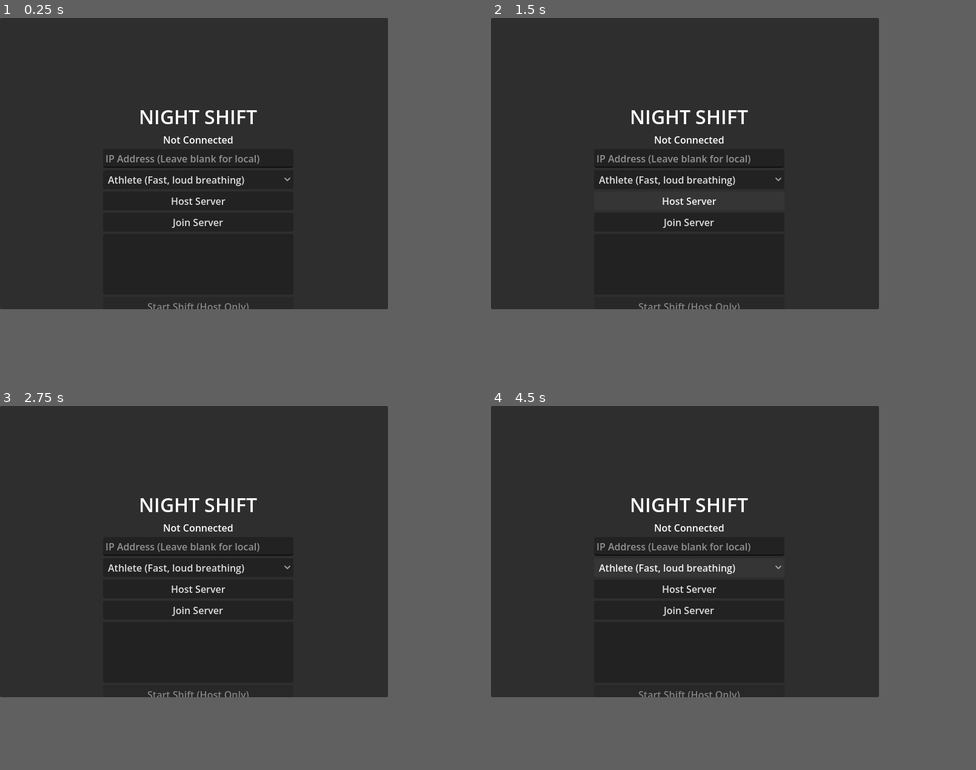
Above: before the commit, frames 1-4 (two rows, left to right).
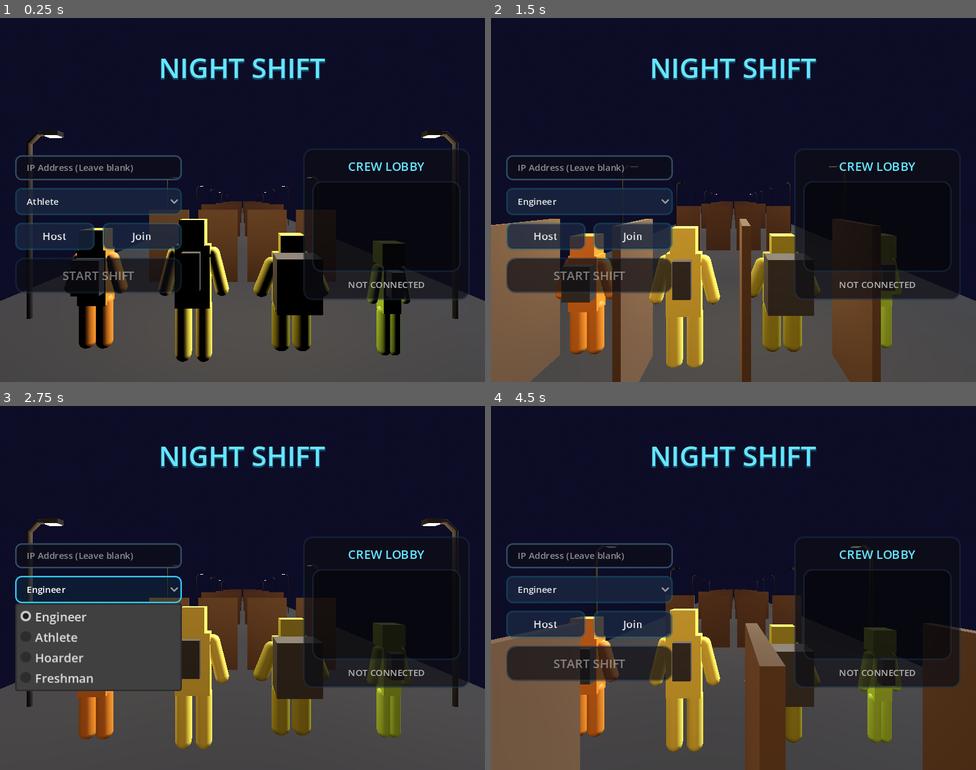
Above: after the commit, the same moments.

Repository: kriskata-andonov/NightShift
Game: Godot game, scene res://scenes/ui/MainMenu.tscn
Two runs of this game, one before a commit and one after it. Both use one fixed random seed, a clock stepped at 60 frames per second and the inputs below.
Inputs (mouse positions are in pixels of both pictures, inside the frame that each line leads up to):
- Up to frame 1 (0.25 s): no input
- Up to frame 2 (1.5 s): click (568, 163) at 0.5 s, where only the run after the commit has a clickable "Athlete"; click "Host Server" (after the commit: "Host") at 1.25 s
- Up to frame 3 (2.75 s): click (77, 551) at 2 s, where only the run after the commit has a clickable "Engineer"
- Up to frame 4 (4.5 s): click "Join Server" (after the commit: "Join") at 2.75 s; move the mouse to (772, 537) at 3.52 s; hold D (move_right) 3.53-4.28 s; hold Q (drop_item) 3.53-4.28 s; tap E (interact) at 3.8, 4.35 s; move the mouse to (607, 566) at 4.27 s; hold S (move_backward) from 4.28 s (still down)
In our replay, the window is 640x480 before the commit and 800x600 after it. These sizes can differ from the game's own. Grey fills any space a smaller window leaves; there, only what the larger window draws over its background counts as a difference.

The runs differ from the first frame. In frame 1, 76% of the frame differs, in the area x 0-100%, y 0-100%; in frame 2, 75%; in frame 3, 74%; in frame 4, 77%.

Commit message:
UI Overhaul: High definition main menu UI and procedural 3D background

Diff:
--- a/project.godot
+++ b/project.godot
@@ -19,6 +19,65 @@
 run/main_scene="res://scenes/ui/MainMenu.tscn"
 config/features=PackedStringArray("4.7", "Forward Plus")
 config/icon="uid://dgxeldw3ceqmu"
+window/size/viewport_width=640
+window/size/viewport_height=480
+window/size/mode=2
+window/stretch/mode="viewport"
+"script:null)]}move_backward"={
+"deadzone": 0.5,
+"events": [Object(InputEventKey,"resource_local_to_scene":false,"resource_name":"","device":-1,"window_id":0,"alt_pressed":false,"shift_pressed":false,"ctrl_pressed":false,"meta_pressed":false,"pressed":false,"keycode":0,"physical_keycode":83,"key_label":0,"unicode":115,"location":0,"echo":false,"script":null)
+]
+}
+move_left={
+"deadzone": 0.5,
+"events": [Object(InputEventKey,"resource_local_to_scene":false,"resource_name":"","device":-1,"window_id":0,"alt_pressed":false,"shift_pressed":false,"ctrl_pressed":false,"meta_pressed":false,"pressed":false,"keycode":0,"physical_keycode":65,"key_label":0,"unicode":97,"location":0,"echo":false,"script":null)
+]
+}
+move_right={
+"deadzone": 0.5,
+"events": [Object(InputEventKey,"resource_local_to_scene":false,"resource_name":"","device":-1,"window_id":0,"alt_pressed":false,"shift_pressed":false,"ctrl_pressed":false,"meta_pressed":false,"pressed":false,"keycode":0,"physical_keycode":68,"key_label":0,"unicode":100,"location":0,"echo":false,"script":null)
+]
+}
+jump={
+"deadzone": 0.5,
+"events": [Object(InputEventKey,"resource_local_to_scene":false,"resource_name":"","device":-1,"window_id":0,"alt_pressed":false,"shift_pressed":false,"ctrl_pressed":false,"meta_pressed":false,"pressed":false,"keycode":0,"physical_keycode":32,"key_label":0,"unicode":32,"location":0,"echo":false,"script":null)
+]
+}
+sprint={
+"deadzone": 0.5,
+"events": [Object(InputEventKey,"resource_local_to_scene":false,"resource_name":"","device":-1,"window_id":0,"alt_pressed":false,"shift_pressed":false,"ctrl_pressed":false,"meta_pressed":false,"pressed":false,"keycode":0,"physical_keycode":4194325,"key_label":0,"unicode":0,"location":0,"echo":false,"script":null)
+]
+}
+interact={
+"deadzone": 0.5,
+"events": [Object(InputEventKey,"resource_local_to_scene":false,"resource_name":"","device":-1,"window_id":0,"alt_pressed":false,"shift_pressed":false,"ctrl_pressed":false,"meta_pressed":false,"pressed":false,"keycode":0,"physical_keycode":69,"key_label":0,"unicode":101,"location":0,"echo":false,"script":null)
+]
+}
+toggle_flashlight={
+"deadzone": 0.5,
+"events": [Object(InputEventKey,"resource_local_to_scene":false,"resource_name":"","device":-1,"window_id":0,"alt_pressed":false,"shift_pressed":false,"ctrl_pressed":false,"meta_pressed":false,"pressed":false,"keycode":0,"physical_keycode":70,"key_label":0,"unicode":102,"location":0,"echo":false,"script":null)
+]
+}
+use_slot_1={
+"deadzone": 0.5,
+"events": [Object(InputEventKey,"resource_local_to_scene":false,"resource_name":"","device":-1,"window_id":0,"alt_pressed":false,"shift_pressed":false,"ctrl_pressed":false,"meta_pressed":false,"pressed":false,"keycode":0,"physical_keycode":49,"key_label":0,"unicode":49,"location":0,"echo":false,"script":null)
+]
+}
+use_slot_2={
+"deadzone": 0.5,
+"events": [Object(InputEventKey,"resource_local_to_scene":false,"resource_name":"","device":-1,"window_id":0,"alt_pressed":false,"shift_pressed":false,"ctrl_pressed":false,"meta_pressed":false,"pressed":false,"keycode":0,"physical_keycode":50,"key_label":0,"unicode":50,"location":0,"echo":false,"script":null)
+]
+}
+use_slot_3={
+"deadzone": 0.5,
+"events": [Object(InputEventKey,"resource_local_to_scene":false,"resource_name":"","device":-1,"window_id":0,"alt_pressed":false,"shift_pressed":false,"ctrl_pressed":false,"meta_pressed":false,"pressed":false,"keycode":0,"physical_keycode":51,"key_label":0,"unicode":51,"location":0,"echo":false,"script":null)
+]
+}
+drop_item={
+"deadzone": 0.5,
+"events": [Object(InputEventKey,"resource_local_to_scene":false,"resource_name":"","device":-1,"window_id":0,"alt_pressed":false,"shift_pressed":false,"ctrl_pressed":false,"meta_pressed":false,"pressed":false,"keycode":0,"physical_keycode":81,"key_label":0,"unicode":113,"location":0,"echo":false,"script":null)
+]
+}
 
 [autoload]
 
@@ -28,7 +87,11 @@
 
 window/size/viewport_width=640
 window/size/viewport_height=480
-window/stretch/mode="viewport"
+window/size/mode=2
+window/size/window_width_override=1280
+window/size/window_height_override=720
+window/stretch/mode="canvas_items"
+window/stretch/aspect="expand"
 
 [input]
 
--- a/scenes/maps/TestChamber.tscn
+++ b/scenes/maps/TestChamber.tscn
@@ -2,6 +2,7 @@
 
 [ext_resource type="PackedScene" uid="uid://b7d2x8q3r5t1" path="res://scenes/props/Door.tscn" id="2_door"]
 [ext_resource type="Shader" uid="uid://br7h8mch5bjf7" path="res://materials/grid_floor.gdshader" id="3_grid"]
+[ext_resource type="PackedScene" path="res://scenes/props/StreetLamp.tscn" id="3_n12x1"]
 [ext_resource type="PackedScene" uid="uid://c5k7nap2v4x6" path="res://scenes/items/PickupItem.tscn" id="4_pickup"]
 [ext_resource type="Resource" path="res://data/items/battery.tres" id="5_battery"]
 [ext_resource type="Resource" path="res://data/items/fuse.tres" id="6_fuse"]
@@ -28,11 +29,21 @@
 [node name="Floor" type="StaticBody3D" parent="." unique_id=1936904554]
 
 [node name="CSGBox3D" type="CSGBox3D" parent="Floor" unique_id=100357466]
+transform = Transform3D(1, 0, 0, 0, 1, 0, 0, 0, 1, -0.007903099, -9.536743e-07, 0.18720913)
 size = Vector3(50, 1, 50)
 material = SubResource("ShaderMaterial_grid")
 
 [node name="CollisionShape3D" type="CollisionShape3D" parent="Floor" unique_id=1936294920]
 shape = SubResource("BoxShape3D_1")
+
+[node name="StreetLamp" parent="." unique_id=1703300187 instance=ExtResource("3_n12x1")]
+transform = Transform3D(1, 0, 0, 0, 1, 0, 0, 0, 1, 5.5122557, 0.5, -5.0300136)
+
+[node name="StreetLamp2" parent="." unique_id=221160217 instance=ExtResource("3_n12x1")]
+transform = Transform3D(0.5940072, 0, 0.8044597, 0, 1, 0, -0.8044597, 0, 0.5940072, 0.24151373, 0, 0)
+
+[node name="StreetLamp3" parent="." unique_id=480562710 instance=ExtResource("3_n12x1")]
+transform = Transform3D(-0.9250102, 0, 0.3799423, 0, 1, 0, -0.3799423, 0, -0.9250102, 8.080713, 0, -1.8043418)
 
 [node name="DirectionalLight3D" type="DirectionalLight3D" parent="." unique_id=974955346]
 transform = Transform3D(1, 0, 0, 0, -0.5, 0.866025, 0, -0.866025, -0.5, 0, 10, 0)
@@ -42,7 +53,16 @@
 transform = Transform3D(1, 0, 0, 0, 1, 0, 0, 0, 1, 3, 0.5, -3)
 
 [node name="Door2" parent="." unique_id=1273347968 instance=ExtResource("2_door")]
-transform = Transform3D(0.028126182, 0, 0.9996044, 0, 1, 0, -0.9996044, 0, 0.028126182, 3.0267696, 0.5, -1.0237384)
+transform = Transform3D(0.028126182, 0, 0.9996044, 0, 1, 0, -0.9996044, 0, 0.028126182, 5.3105993, 1.5337372, -0.28609443)
+
+[node name="Door3" parent="." unique_id=553395946 instance=ExtResource("2_door")]
+transform = Transform3D(-0.00206582, 0, -0.99999785, 0, 1, 0, 0.99999785, 0, -0.00206582, 4.60683, 0.5, -1.4334599)
+
+[node name="Door4" parent="." unique_id=1375349433 instance=ExtResource("2_door")]
+transform = Transform3D(1, 0, 0, 0, 1, 0, 0, 0, 1, 3, 0.5, -0.7834542)
+
+[node name="Door5" parent="." unique_id=1223133119 instance=ExtResource("2_door")]
+transform = Transform3D(1, 0, 0, 0, 1, 0, 0, 0, 1, 4.4494715, 0.5, -3)
 
 [node name="Battery1" parent="." unique_id=1168581855 instance=ExtResource("4_pickup")]
 transform = Transform3D(1, 0, 0, 0, 1, 0, 0, 0, 1, -2, 0.5, -2)
--- /dev/null
+++ b/scenes/props/StreetLamp.tscn
@@ -0,0 +1,56 @@
+[gd_scene load_steps=4 format=3]
+
+[sub_resource type="StandardMaterial3D" id="StandardMaterial3D_lamp"]
+albedo_color = Color(0.1, 0.1, 0.1, 1)
+
+[sub_resource type="StandardMaterial3D" id="StandardMaterial3D_bulb"]
+albedo_color = Color(1, 0.9, 0.7, 1)
+emission_enabled = true
+emission = Color(1, 0.8, 0.6, 1)
+emission_energy_multiplier = 2.0
+
+[node name="StreetLamp" type="Node3D"]
+
+[node name="Pole" type="CSGCylinder3D" parent="."]
+transform = Transform3D(1, 0, 0, 0, 1, 0, 0, 0, 1, 0, 1.85, 0)
+radius = 0.05
+height = 3.7
+material = SubResource("StandardMaterial3D_lamp")
+
+[node name="Joint1" type="CSGSphere3D" parent="."]
+transform = Transform3D(1, 0, 0, 0, 1, 0, 0, 0, 1, 0, 3.7, 0)
+radius = 0.05
+material = SubResource("StandardMaterial3D_lamp")
+
+[node name="Curve" type="CSGCylinder3D" parent="."]
+transform = Transform3D(0.707107, 0.707107, 0, -0.707107, 0.707107, 0, 0, 0, 1, 0.1, 3.8, 0)
+radius = 0.05
+height = 0.283
+material = SubResource("StandardMaterial3D_lamp")
+
+[node name="Joint2" type="CSGSphere3D" parent="."]
+transform = Transform3D(1, 0, 0, 0, 1, 0, 0, 0, 1, 0.2, 3.9, 0)
+radius = 0.05
+material = SubResource("StandardMaterial3D_lamp")
+
+[node name="Arm" type="CSGCylinder3D" parent="."]
+transform = Transform3D(-4.37114e-08, 1, 0, -1, -4.37114e-08, 0, 0, 0, 1, 0.35, 3.9, 0)
+radius = 0.05
+height = 0.3
+material = SubResource("StandardMaterial3D_lamp")
+
+[node name="Head" type="CSGBox3D" parent="."]
+transform = Transform3D(1, 0, 0, 0, 1, 0, 0, 0, 1, 0.5, 3.9, 0)
+size = Vector3(0.3, 0.1, 0.2)
+material = SubResource("StandardMaterial3D_lamp")
+
+[node name="Bulb" type="CSGBox3D" parent="Head"]
+transform = Transform3D(1, 0, 0, 0, 1, 0, 0, 0, 1, 0, -0.05, 0)
+size = Vector3(0.25, 0.05, 0.15)
+material = SubResource("StandardMaterial3D_bulb")
+
+[node name="Light" type="OmniLight3D" parent="."]
+transform = Transform3D(1, 0, 0, 0, 1, 0, 0, 0, 1, 0.5, 3.7, 0)
+light_color = Color(1, 0.8, 0.6, 1)
+light_energy = 3.0
+omni_range = 15.0
--- /dev/null
+++ b/scenes/ui/MainMenuBackground.tscn
@@ -0,0 +1,4 @@
+[gd_scene load_steps=2 format=3]
+[ext_resource type="Script" path="res://scripts/ui/MainMenuBackground.gd" id="1_bg"]
+[node name="MainMenuBackground" type="Node3D"]
+script = ExtResource("1_bg")
--- a/scripts/ui/MainMenu.gd
+++ b/scripts/ui/MainMenu.gd
@@ -6,64 +6,205 @@
 var start_btn: Button
 var status_label: Label
 var players_list: ItemList
+var margin_root: MarginContainer
 
 func _ready() -> void:
-	# Build simple UI programmatically for the Lobby
-	var panel = Panel.new()
-	panel.set_anchors_preset(Control.PRESET_FULL_RECT)
-	add_child(panel)
-
-	var vbox = VBoxContainer.new()
-	vbox.set_anchors_preset(Control.PRESET_CENTER)
-	vbox.offset_left = -150
-	vbox.offset_top = -100
-	vbox.offset_right = 150
-	vbox.offset_bottom = 200
-	panel.add_child(vbox)
-
+	# Add 3D Background
+	var bg_scene = load("res://scenes/ui/MainMenuBackground.tscn")
+	if bg_scene:
+		var bg = bg_scene.instantiate()
+		add_child(bg)
+
+	# --- Premium Styling ---
+	var base_bg = Color(0.05, 0.05, 0.08, 0.7) # Dark glassy background
+	var neon_blue = Color(0.2, 0.8, 1.0)
+	var neon_hover = Color(0.4, 0.9, 1.0)
+	var text_color = Color(0.9, 0.9, 0.9)
+
+	# Base Panel Style
+	var style_panel = StyleBoxFlat.new()
+	style_panel.bg_color = base_bg
+	style_panel.set_corner_radius_all(12)
+	style_panel.set_border_width_all(2)
+	style_panel.border_color = Color(0.1, 0.2, 0.3, 0.5)
+	style_panel.content_margin_top = 12
+	style_panel.content_margin_bottom = 12
+	style_panel.content_margin_left = 12
+	style_panel.content_margin_right = 12
+
+	# Item List Style
+	var style_list = style_panel.duplicate()
+	style_list.bg_color = Color(0, 0, 0, 0.4)
+	style_list.content_margin_top = 6
+	style_list.content_margin_bottom = 6
+	style_list.content_margin_left = 6
+	style_list.content_margin_right = 6
+
+	# Normal Button Style
+	var style_btn = StyleBoxFlat.new()
+	style_btn.bg_color = Color(0.1, 0.15, 0.25, 0.8)
+	style_btn.set_corner_radius_all(8)
+	style_btn.set_border_width_all(2)
+	style_btn.border_color = neon_blue * 0.5
+	style_btn.content_margin_top = 8
+	style_btn.content_margin_bottom = 8
+	style_btn.content_margin_left = 15
+	style_btn.content_margin_right = 15
+
+	# Hover Button Style (Glowing)
+	var style_hover = style_btn.duplicate()
+	style_hover.bg_color = Color(0.15, 0.25, 0.4, 0.9)
+	style_hover.border_color = neon_hover
+	style_hover.shadow_color = neon_blue * 0.5
+	style_hover.shadow_size = 8
+
+	# Pressed Button Style
+	var style_pressed = style_btn.duplicate()
+	style_pressed.bg_color = neon_blue * 0.3
+	style_pressed.border_color = neon_blue
+
+	# Input Style
+	var style_input = style_btn.duplicate()
+	style_input.bg_color = Color(0.05, 0.05, 0.1, 0.8)
+	style_input.border_color = Color(0.2, 0.3, 0.4)
+
+	var theme = Theme.new()
+	theme.set_stylebox("normal", "Button", style_btn)
+	theme.set_stylebox("hover", "Button", style_hover)
+	theme.set_stylebox("pressed", "Button", style_pressed)
+	theme.set_stylebox("disabled", "Button", style_panel)
+	theme.set_stylebox("normal", "LineEdit", style_input)
+	theme.set_stylebox("focus", "LineEdit", style_hover)
+	theme.set_stylebox("normal", "OptionButton", style_btn)
+	theme.set_stylebox("hover", "OptionButton", style_hover)
+	theme.set_stylebox("pressed", "OptionButton", style_pressed)
+	theme.set_stylebox("panel", "PanelContainer", style_panel)
+	theme.set_stylebox("panel", "ItemList", style_list)
+	theme.set_color("font_color", "Label", text_color)
+	theme.set_color("font_color", "Button", text_color)
+
+	# --- Main Layout ---
+	margin_root = MarginContainer.new()
+	margin_root.set_anchors_preset(Control.PRESET_FULL_RECT)
+	margin_root.add_theme_constant_override("margin_left", 20)
+	margin_root.add_theme_constant_override("margin_right", 20)
+	margin_root.add_theme_constant_override("margin_top", 40)
+	margin_root.add_theme_constant_override("margin_bottom", 40)
+	margin_root.theme = theme
+	add_child(margin_root)
+
+	var root_vbox = VBoxContainer.new()
+	root_vbox.add_theme_constant_override("separation", 15)
+	margin_root.add_child(root_vbox)
+
+	# Title (Top Center)
 	var title = Label.new()
 	title.text = "NIGHT SHIFT"
 	title.horizontal_alignment = HORIZONTAL_ALIGNMENT_CENTER
-	title.add_theme_font_size_override("font_size", 32)
-	vbox.add_child(title)
+	title.add_theme_font_size_override("font_size", 36)
+	title.add_theme_color_override("font_color", neon_hover)
+	title.add_theme_color_override("font_shadow_color", neon_blue * 0.5)
+	title.add_theme_constant_override("shadow_offset_x", 0)
+	title.add_theme_constant_override("shadow_offset_y", 2)
+	title.add_theme_constant_override("shadow_outline_size", 4)
+	root_vbox.add_child(title)
+
+	# HBox for Left (Controls) and Right (Players)
+	var main_hbox = HBoxContainer.new()
+	main_hbox.size_flags_vertical = Control.SIZE_EXPAND_FILL
+	root_vbox.add_child(main_hbox)
+
+	# --- LEFT COLUMN (Actions) ---
+	var left_margin = MarginContainer.new()
+	left_margin.size_flags_horizontal = Control.SIZE_EXPAND_FILL
+	left_margin.size_flags_vertical = Control.SIZE_EXPAND_FILL
+	main_hbox.add_child(left_margin)
+
+	var controls_vbox = VBoxContainer.new()
+	controls_vbox.alignment = BoxContainer.ALIGNMENT_CENTER
+	controls_vbox.size_flags_horizontal = Control.SIZE_SHRINK_BEGIN
+	controls_vbox.size_flags_vertical = Control.SIZE_SHRINK_CENTER
+	controls_vbox.custom_minimum_size.x = 220
+	controls_vbox.add_theme_constant_override("separation", 10)
+	left_margin.add_child(controls_vbox)
+
+	ip_input = LineEdit.new()
+	ip_input.placeholder_text = "IP Address (Leave blank)"
+	ip_input.add_theme_font_size_override("font_size", 12)
+	controls_vbox.add_child(ip_input)
+
+	var class_selector = OptionButton.new()
+	class_selector.add_item("Engineer", 0)
+	class_selector.add_item("Athlete", 1)
+	class_selector.add_item("Hoarder", 2)
+	class_selector.add_item("Freshman", 3)
+	class_selector.selected = 1
+	class_selector.item_selected.connect(_on_class_selected)
+	class_selector.add_theme_font_size_override("font_size", 12)
+	controls_vbox.add_child(class_selector)
+
+	var hbox_btns = HBoxContainer.new()
+	hbox_btns.add_theme_constant_override("separation", 10)
+	controls_vbox.add_child(hbox_btns)
+
+	host_btn = Button.new()
+	host_btn.text = "Host"
+	host_btn.size_flags_horizontal = Control.SIZE_EXPAND_FILL
+	host_btn.add_theme_font_size_override("font_size", 14)
+	host_btn.pressed.connect(_on_host_pressed)
+	hbox_btns.add_child(host_btn)
+
+	join_btn = Button.new()
+	join_btn.text = "Join"
+	join_btn.size_flags_horizontal = Control.SIZE_EXPAND_FILL
+	join_btn.add_theme_font_size_override("font_size", 14)
+	join_btn.pressed.connect(_on_join_pressed)
+	hbox_btns.add_child(join_btn)
+
+	start_btn = Button.new()
+	start_btn.text = "START SHIFT"
+	start_btn.disabled = true
+	start_btn.add_theme_font_size_override("font_size", 16)
+	start_btn.add_theme_color_override("font_color", neon_hover)
+	start_btn.pressed.connect(_on_start_pressed)
+	controls_vbox.add_child(start_btn)
+
+	# --- RIGHT COLUMN (Lobby) ---
+	var right_margin = MarginContainer.new()
+	right_margin.size_flags_horizontal = Control.SIZE_EXPAND_FILL
+	right_margin.size_flags_vertical = Control.SIZE_EXPAND_FILL
+	main_hbox.add_child(right_margin)
+
+	var lobby_panel = PanelContainer.new()
+	lobby_panel.size_flags_horizontal = Control.SIZE_SHRINK_END
+	lobby_panel.size_flags_vertical = Control.SIZE_SHRINK_CENTER
+	lobby_panel.custom_minimum_size.x = 220
+	lobby_panel.custom_minimum_size.y = 200
+	right_margin.add_child(lobby_panel)
+
+	var lobby_vbox = VBoxContainer.new()
+	lobby_vbox.add_theme_constant_override("separation", 8)
+	lobby_panel.add_child(lobby_vbox)
+
+	var lobby_title = Label.new()
+	lobby_title.text = "CREW LOBBY"
+	lobby_title.horizontal_alignment = HORIZONTAL_ALIGNMENT_CENTER
+	lobby_title.add_theme_font_size_override("font_size", 16)
+	lobby_title.add_theme_color_override("font_color", neon_hover)
+	lobby_title.add_theme_constant_override("shadow_offset_y", 2)
+	lobby_vbox.add_child(lobby_title)
+
+	players_list = ItemList.new()
+	players_list.size_flags_vertical = Control.SIZE_EXPAND_FILL
+	players_list.add_theme_font_size_override("font_size", 12)
+	lobby_vbox.add_child(players_list)
 
 	status_label = Label.new()
-	status_label.text = "Not Connected"
+	status_label.text = "NOT CONNECTED"
 	status_label.horizontal_alignment = HORIZONTAL_ALIGNMENT_CENTER
-	vbox.add_child(status_label)
-
-	ip_input = LineEdit.new()
-	ip_input.placeholder_text = "IP Address (Leave blank for local)"
-	vbox.add_child(ip_input)
-
-	var class_selector = OptionButton.new()
-	class_selector.add_item("Engineer (Fixes fast, electric hum)", 0)
-	class_selector.add_item("Athlete (Fast, loud breathing)", 1)
-	class_selector.add_item("Hoarder (Big inventory, slow sprint)", 2)
-	class_selector.add_item("Freshman (Gets scared easily)", 3)
-	class_selector.selected = 1 # Default to Athlete
-	class_selector.item_selected.connect(_on_class_selected)
-	vbox.add_child(class_selector)
-
-	host_btn = Button.new()
-	host_btn.text = "Host Server"
-	host_btn.pressed.connect(_on_host_pressed)
-	vbox.add_child(host_btn)
-
-	join_btn = Button.new()
-	join_btn.text = "Join Server"
-	join_btn.pressed.connect(_on_join_pressed)
-	vbox.add_child(join_btn)
-
-	players_list = ItemList.new()
-	players_list.custom_minimum_size.y = 100
-	vbox.add_child(players_list)
-
-	start_btn = Button.new()
-	start_btn.text = "Start Shift (Host Only)"
-	start_btn.pressed.connect(_on_start_pressed)
-	start_btn.disabled = true
-	vbox.add_child(start_btn)
+	status_label.add_theme_font_size_override("font_size", 12)
+	status_label.add_theme_color_override("font_color", Color(0.7, 0.7, 0.7))
+	lobby_vbox.add_child(status_label)
 
 	NetworkManager.players_updated.connect(_on_players_updated)
 
@@ -93,6 +234,8 @@
 	else:
 		status_label.text = "Connected - " + str(NetworkManager.players.size()) + " Players"
 
+
+
 func _on_start_pressed() -> void:
 	if multiplayer.is_server():
 		NetworkManager.start_game.rpc()
--- /dev/null
+++ b/scripts/ui/MainMenuBackground.gd
@@ -0,0 +1,170 @@
+extends Node3D
+
+var _time: float = 0.0
+var players: Array[Node3D] = []
+var segments: Array[Node3D] = []
+var doors: Array[Node3D] = []
+
+const SPEED: float = 4.0
+const SEGMENT_LENGTH: float = 10.0
+const SEGMENT_COUNT: int = 8
+
+func _ready() -> void:
+	# 1. Setup Camera and Environment
+	var cam = Camera3D.new()
+	cam.position = Vector3(0, 2.5, 4.0)
+	cam.fov = 70.0
+	add_child(cam)
+
+	var env = WorldEnvironment.new()
+	var res = Environment.new()
+	res.background_mode = Environment.BG_SKY
+	var sky = Sky.new()
+	var sky_mat = ProceduralSkyMaterial.new()
+	sky_mat.sky_top_color = Color(0.02, 0.02, 0.05)
+	sky_mat.sky_horizon_color = Color(0.05, 0.05, 0.15)
+	sky_mat.ground_bottom_color = Color(0.02, 0.02, 0.05)
+	sky_mat.ground_horizon_color = Color(0.05, 0.05, 0.15)
+	sky.sky_material = sky_mat
+	res.sky = sky
+	res.fog_enabled = true
+	res.fog_density = 0.01
+	res.fog_light_color = Color(0.05, 0.05, 0.15)
+	env.environment = res
+	add_child(env)
+
+	var dir_light = DirectionalLight3D.new()
+	dir_light.rotation_degrees = Vector3(-45, 120, 0) # Angled to show as the moon
+	dir_light.light_color = Color(0.8, 0.9, 1.0)
+	dir_light.light_energy = 2.0
+	add_child(dir_light)
+
+	# Stars Particle System
+	var stars = GPUParticles3D.new()
+	var p_mat = ParticleProcessMaterial.new()
+	p_mat.emission_shape = ParticleProcessMaterial.EMISSION_SHAPE_BOX
+	p_mat.emission_box_extents = Vector3(100, 50, 100)
+	p_mat.gravity = Vector3(0, 0, 0)
+	stars.process_material = p_mat
+	stars.amount = 1000
+	stars.lifetime = 100.0
+	stars.preprocess = 100.0
+	var s_mesh = QuadMesh.new()
+	s_mesh.size = Vector2(0.2, 0.2)
+	var s_mat = StandardMaterial3D.new()
+	s_mat.shading_mode = BaseMaterial3D.SHADING_MODE_UNSHADED
+	s_mat.albedo_color = Color(1.0, 1.0, 1.0)
+	s_mat.billboard_mode = BaseMaterial3D.BILLBOARD_ENABLED
+	s_mesh.material = s_mat
+	stars.draw_pass_1 = s_mesh
+	stars.position = Vector3(0, 50, 0)
+	add_child(stars)
+
+	# 2. Spawn 4 Player Classes side-by-side
+	var player_model_scene = load("res://scripts/player/PlayerModel.gd")
+	var spacing = 1.5
+	var start_x = -((4 - 1) * spacing) / 2.0
+
+	for i in range(4):
+		var p = Node3D.new()
+		p.set_script(player_model_scene)
+		p.position = Vector3(start_x + (i * spacing), 1.05, 0)
+		add_child(p)
+
+		# Set class visuals
+		if p.has_method("set_class_visuals"):
+			p.set_class_visuals(i) # 0=Engineer, 1=Athlete, 2=Hoarder, 3=Freshman
+
+		# Give each player a dim point light to simulate flashlight
+		var plight = OmniLight3D.new()
+		plight.position = Vector3(0, 1.5, -0.5)
+		plight.light_color = Color(1.0, 0.9, 0.7)
+		plight.light_energy = 1.5
+		plight.distance_fade_enabled = true
+		plight.distance_fade_length = 10.0
+		p.add_child(plight)
+
+		players.append(p)
+
+	# 3. Setup Treadmill Segments
+	var door_scene = load("res://scenes/props/Door.tscn")
+	var floor_material = StandardMaterial3D.new()
+	floor_material.albedo_color = Color(0.15, 0.15, 0.15)
+
+	var wall_material = StandardMaterial3D.new()
+	wall_material.albedo_color = Color(0.1, 0.1, 0.1)
+
+	for i in range(SEGMENT_COUNT):
+		var segment = Node3D.new()
+		var z_pos = - (i * SEGMENT_LENGTH)
+		segment.position = Vector3(0, 0, z_pos)
+
+		# Floor
+		var floor_csg = CSGBox3D.new()
+		floor_csg.size = Vector3(12.0, 0.2, SEGMENT_LENGTH)
+		floor_csg.position = Vector3(0, -0.1, -SEGMENT_LENGTH/2.0)
+		floor_csg.material = floor_material
+		segment.add_child(floor_csg)
+
+
+
+		# Add doors for the players to walk through
+		if door_scene:
+			for p_idx in range(4):
+				var door = door_scene.instantiate()
+				# Align with each player's X position
+				var door_x = start_x + (p_idx * spacing)
+				door.position = Vector3(door_x - 0.6, 0, -SEGMENT_LENGTH/2.0) # offset by -0.6 because Door hinge is offset
+				door.rotation_degrees = Vector3(0, 0, 0) # Doors start closed!
+				if door.get_script():
+					door.set_script(null)
+				segment.add_child(door)
+				doors.append(door)
+
+		# Street Lamps
+		var lamp_scene = load("res://scenes/props/StreetLamp.tscn")
+		if lamp_scene:
+			# Left Lamp
+			var l_lamp = lamp_scene.instantiate()
+			l_lamp.position = Vector3(-4.5, 0, -SEGMENT_LENGTH * 0.25)
+			segment.add_child(l_lamp)
+
+			# Right Lamp (rotate 180 so the light overhangs the hallway)
+			var r_lamp = lamp_scene.instantiate()
+			r_lamp.position = Vector3(4.5, 0, -SEGMENT_LENGTH * 0.25)
+			r_lamp.rotation_degrees = Vector3(0, 180, 0)
+			segment.add_child(r_lamp)
+
+		add_child(segment)
+		segments.append(segment)
+
+func _process(delta: float) -> void:
+	_time += delta
+
+	# Move segments towards the camera
+	for segment in segments:
+		segment.position.z += SPEED * delta
+
+		# If segment goes far behind the camera, wrap it to the back
+		# Wrap at 20.0 so its lights (range 15) no longer affect the player (at Z=0)
+		if segment.position.z > SEGMENT_LENGTH * 2.0:
+			segment.position.z -= SEGMENT_LENGTH * SEGMENT_COUNT
+
+	# Bob players to simulate walking
+	for i in range(players.size()):
+		var p = players[i]
+		var phase = _time * SPEED * 1.5 + (i * 0.5)
+		p.position.y = 1.05 + abs(sin(phase)) * 0.15
+
+	# Dynamically open doors as they approach the players (players are at Z = 0)
+	for door in doors:
+		var global_z = door.get_parent().position.z + door.position.z
+		# Start opening at Z = -1.5, fully open at Z = -0.2
+		if global_z < -1.5:
+			door.rotation_degrees.y = 0
+		elif global_z > -0.2:
+			door.rotation_degrees.y = 90
+		else:
+			# Calculate progress between -1.5 and -0.2 (range of 1.3)
+			var progress = (global_z - (-1.5)) / 1.3
+			door.rotation_degrees.y = 90 * progress
